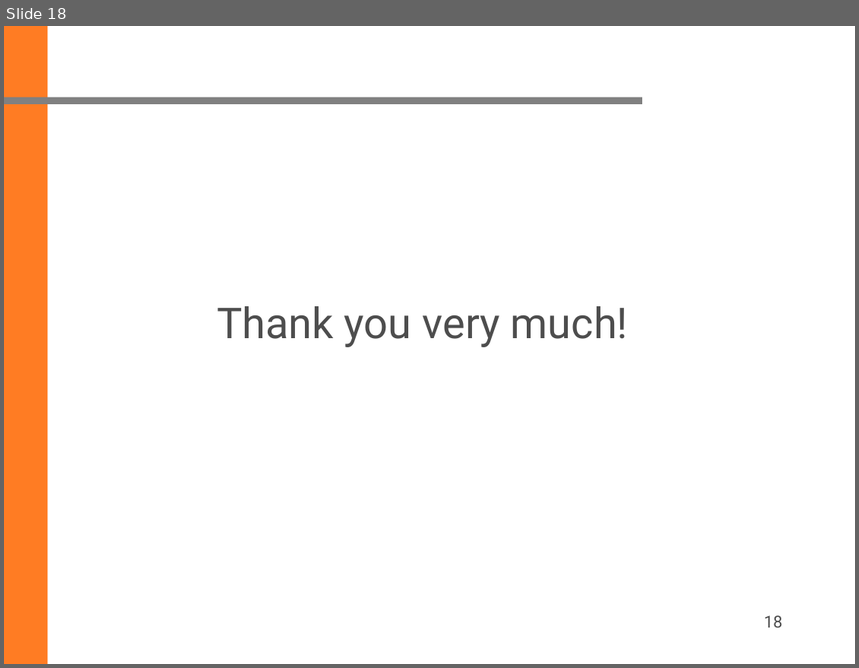
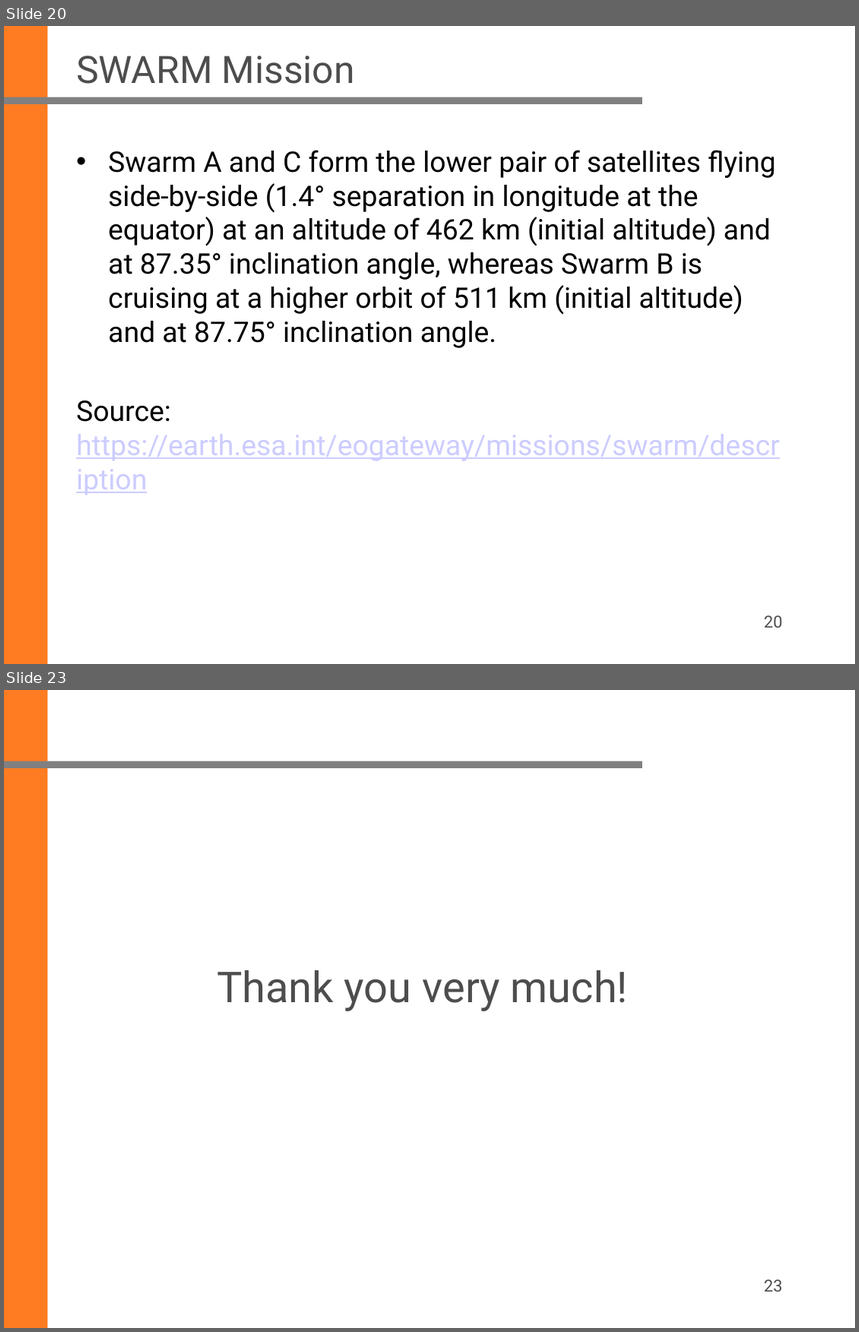
Before and after one commit to ziqing97/Seminar-Aktuelle-Geodaetische-Satelliten-missionen, a slide deck: Presentation/frozen_orbit1.pptx. Shown one above the other, each under a label of ours: slide 18 before the commit, slides 20 and 23 after it; the slides between them are not shown. The pictures are 859x668 and 859x1332 pixels, drawn with LibreOffice and Linux fonts; fonts in the diff are those of the drawing; background and template pictures are left out. Boxes give left, top, right and bottom in pixels: in the first picture for what was removed or moved away, otherwise in the second. Text is boxed around its words. In the diff, an @@ line names an element or a change of style, - is before the commit and + after.

```diff
--- a/Presentation/frozen_orbit1.pptx
+++ b/Presentation/frozen_orbit1.pptx
@@ slide 20 added at (x1=4, y1=26, x2=855, y2=664), background #FFFFFF; not listed: 2 template elements that a slide beside it also shows @@
@@ title added at (x1=76, y1=56, x2=355, y2=84), 32 pt, text #4D4D4D @@
+SWARM Mission
@@ text added at (x1=76, y1=150, x2=780, y2=461), 24 pt, text #000000 @@
+• Swarm A and C form the lower pair of satellites flying side-by-side (1.4° separation in longitude at the equator) at an altitude of 462 km (initial altitude) and at 87.35° inclination angle, whereas Swarm B is cruising at a higher orbit of 511 km (initial altitude) and at 87.75° inclination angle.
+Source: https://earth.esa.int/eogateway/missions/swarm/description
@@ page number added at (x1=764, y1=616, x2=782, y2=628), 14 pt, text #4D4D4D @@
+20
@@ what was slide 18 is now slide 23 @@
@@ page number at (x1=764, y1=1280, x2=782, y2=1292): text changed @@
-18
+23
```
Also in this commit, not shown: 16 slides changed, 4 other slides added, 2 other files.
